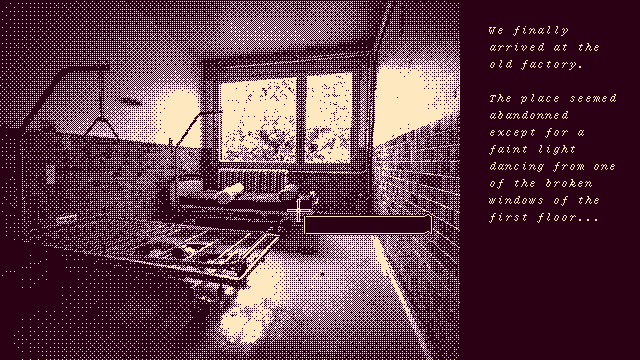
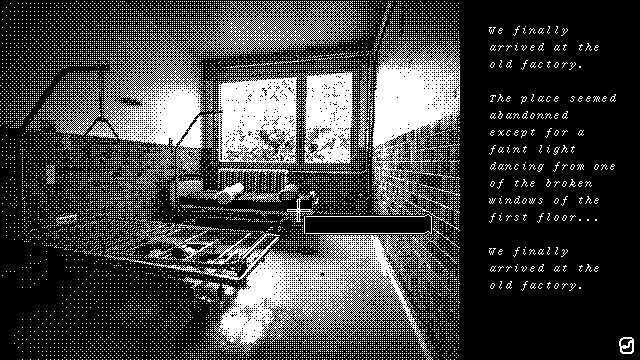
The second 640px x 360px image is a revision of the first. Changes to its layers:
hid group "colors" (6 layers) over [0, 0, 640, 360]
added group "inventory_closed" with 7 layers above "We finally arrived at the old factory. The place seemed abando" over [592, 312, 640, 360]
added layer "sac" in group "inventory_closed" over [619, 337, 634, 354]
added layer "background" in group "inventory_closed" over [600, 316, 640, 358]
painted on "We finally arrived at the old factory. The place seemed abando" over [489, 247, 599, 291]
